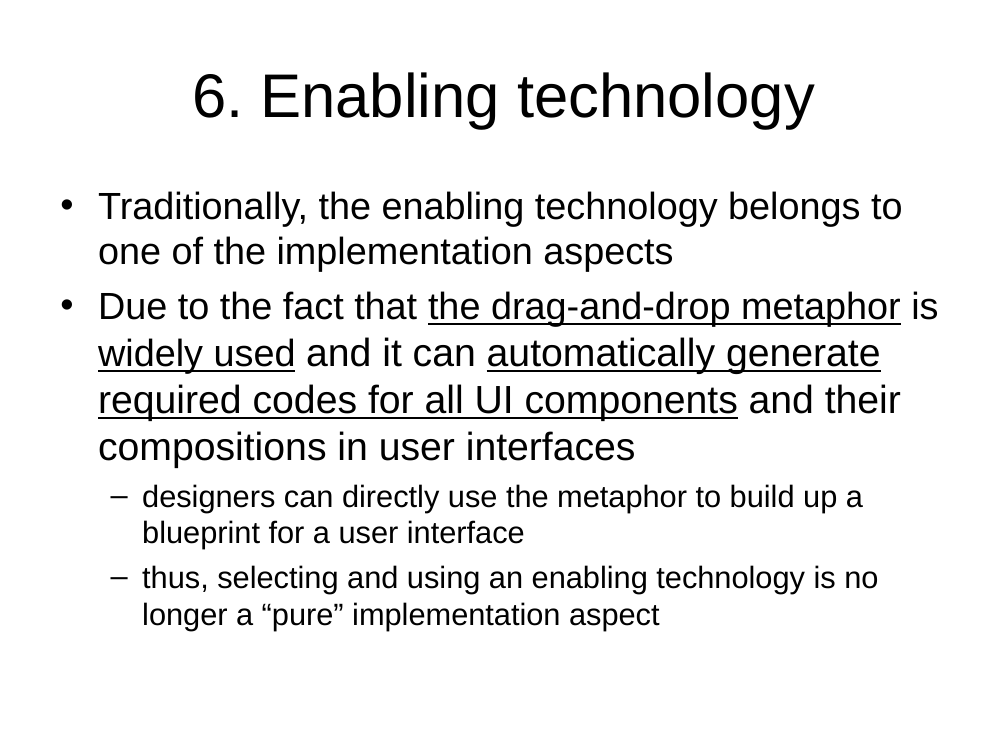
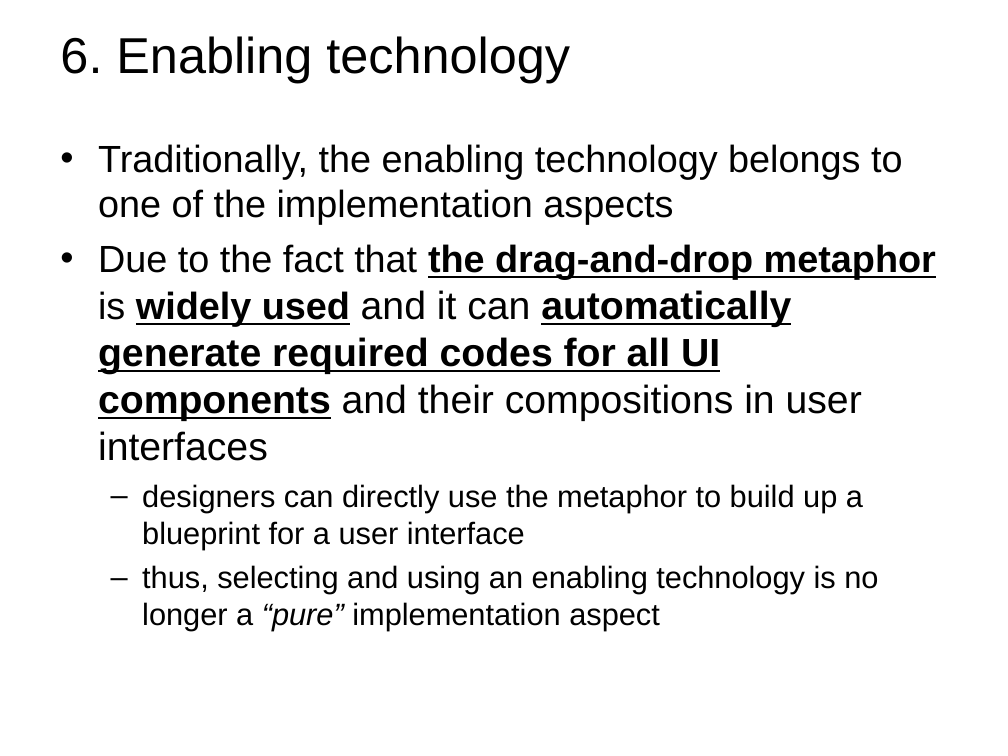
Before and after one commit to anh1901/SE1406_SWD391_Team7_PetCare_ProductDescription, a slide deck: slide 26 of Submission/SWD391_FPTSlide__ArchitectureOfUserInterface.ppt. Drawn at 1008x756 pixels with LibreOffice and Linux fonts; fonts in the diff are those of the drawing; background and template pictures are left out. Boxes give left, top, right and bottom in pixels: in the first picture for what was removed or moved away, otherwise in the second. Text is boxed around its words. In the diff, an @@ line names an element or a change of style, - is before the commit and + after.

```diff
--- a/Submission/SWD391_FPTSlide__ArchitectureOfUserInterface.ppt
+++ b/Submission/SWD391_FPTSlide__ArchitectureOfUserInterface.ppt
@@ title "6. Enabling technology": place and size @@
-title "6. Enabling technology" at (192, 72, 815, 129)
+title "6. Enabling technology" at (60, 36, 570, 83)
@@ title "6. Enabling technology" at (60, 36, 570, 83): size 44 to 36 pt; alignment centre to left @@
@@ text "Traditionally, the enabling technology belongs ...": place and size @@
-text "Traditionally, the enabling technology belongs ..." at (98, 191, 938, 631)
+text "Traditionally, the enabling technology belongs ..." at (98, 144, 936, 631)
@@ text at (98, 244, 936, 631): bold on in "the drag-and-drop metaphor widely used automatically generat ..."; italic on in "“pure”" @@
```
Also in this commit, not shown: 38 other slides changed.
